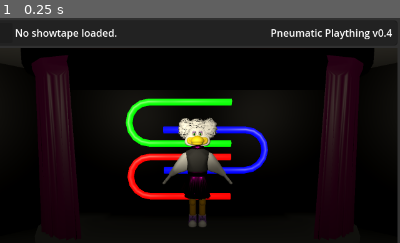
Above: before the commit, frame 1.
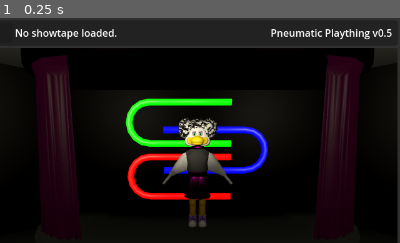
Above: after the commit, the same moment.

Repository: pizzaperp95/PneumaticPlaything
Game: Godot game, scene res://Scenes/GUI/EditorScreen.tscn
Two runs of this game, one before a commit and one after it. Both use one fixed random seed, a clock stepped at 60 frames per second and the inputs below.
Inputs:
- Up to frame 1 (0.25 s): no input
The pictures show only the part of the screen within x 50-100%, y 0-50%; the shares and areas given below are measured in that part.

The runs differ from the first frame. In frame 1, 0.5% of the frame differs, in the area x 44-98%, y 4-54%.

Commit message:
fix helen model and fix several bugs

Diff:
--- a/Scenes/GUI/EditorScreen.tscn
+++ b/Scenes/GUI/EditorScreen.tscn
@@ -142,8 +142,7 @@
 offset_bottom = 408.0
 grow_horizontal = 0
 texture = ExtResource("4_v0ton")
-expand_mode = 5
-stretch_mode = 6
+expand_mode = 1
 
 [node name="CameraPreview" type="TextureRect" parent="."]
 visible = false
@@ -248,7 +247,7 @@
 offset_bottom = 16.0
 grow_horizontal = 0
 grow_vertical = 2
-text = "Pneumatic Plaything v0.4"
+text = "Pneumatic Plaything v0.5"
 horizontal_alignment = 2
 vertical_alignment = 1
 
--- a/Scripts/EditorScreen.gd
+++ b/Scripts/EditorScreen.gd
@@ -251,7 +251,7 @@
 		$IncorrectShowtapeDialog.show()
 		return
 	if (header[3] != stages_info[current_stage]["ust_type"]):
-		$IncorrectShowtapeDialog.dialog_text = "This showtape is not compatible with the currently selected stage.\nShowtape stage type: " + header[4]
+		$IncorrectShowtapeDialog.dialog_text = "This showtape is not compatible with the currently selected stage.\nShowtape stage type: " + header[3]
 		$IncorrectShowtapeDialog.show()
 		return
 	show_name = header[2]
--- a/project.godot
+++ b/project.godot
@@ -11,7 +11,7 @@
 [application]
 
 config/name="Pneumatic Plaything"
-config/version="v0.4"
+config/version="v0.5"
 run/main_scene="uid://oiehbor0dlqx"
 config/features=PackedStringArray("4.4", "GL Compatibility")
 boot_splash/show_image=false
Binary file changed: Models/3-Stage/3stHelen.glb
Binary file added: Models/3-Stage/3stHelen_fur.png
Not shown, added: Models/3-Stage/3stHelen_fur.png.import
Binary file added: Models/3-Stage/3stHelen_hair.png
Not shown, added: Models/3-Stage/3stHelen_hair.png.import
Binary file changed: UI/BlankCam.png
